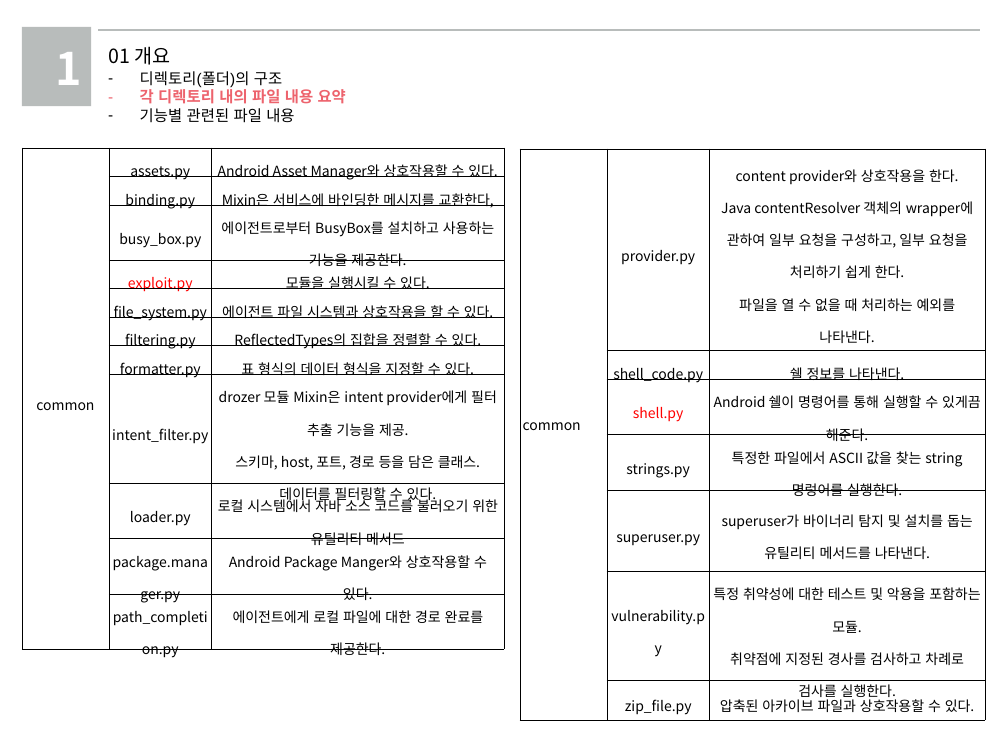
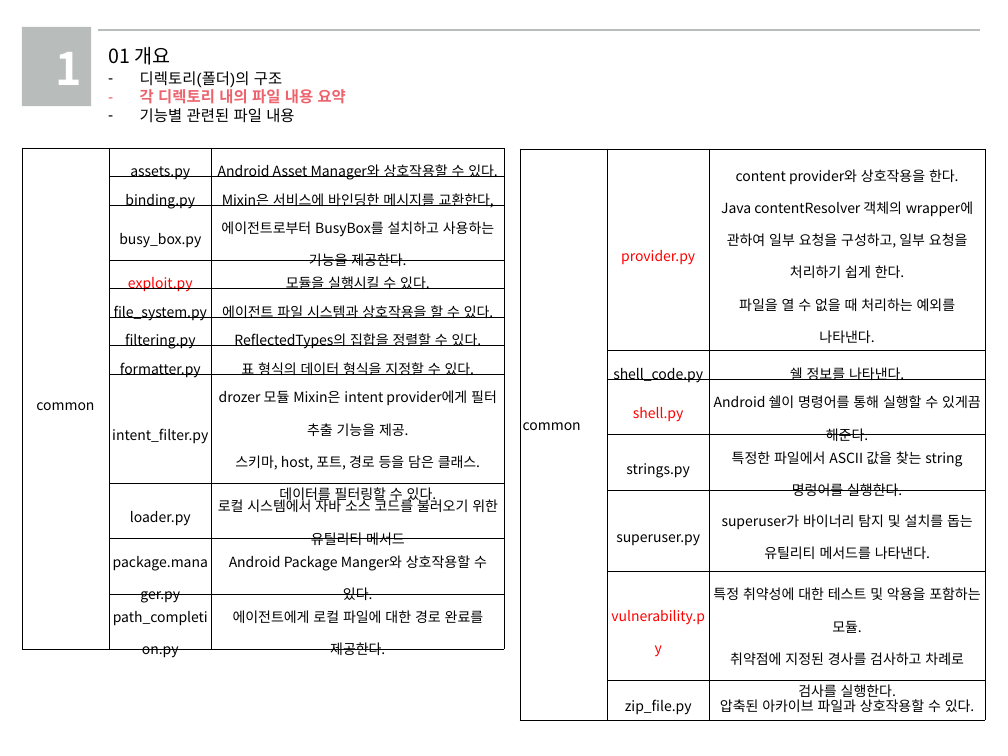
Before and after one commit to swB7/drozer-1, a slide deck: slide 8 of 7조_팀프로젝트_기능분석발표.pptx. Drawn at 1008x756 pixels with LibreOffice and Linux fonts; fonts in the diff are those of the drawing; background and template pictures are left out. Boxes give left, top, right and bottom in pixels: in the first picture for what was removed or moved away, otherwise in the second. Text is boxed around its words. In the diff, an @@ line names an element or a change of style, - is before the commit and + after.

```diff
--- a/7조_팀프로젝트_기능분석발표.pptx
+++ b/7조_팀프로젝트_기능분석발표.pptx
@@ table at box(520, 149, 985, 736) @@
@@ text colour #000000 to #FF0000 in "provider.py", "vulnerability.py" @@
```
Also in this commit, not shown: 6 other slides changed, 1 slide added.
